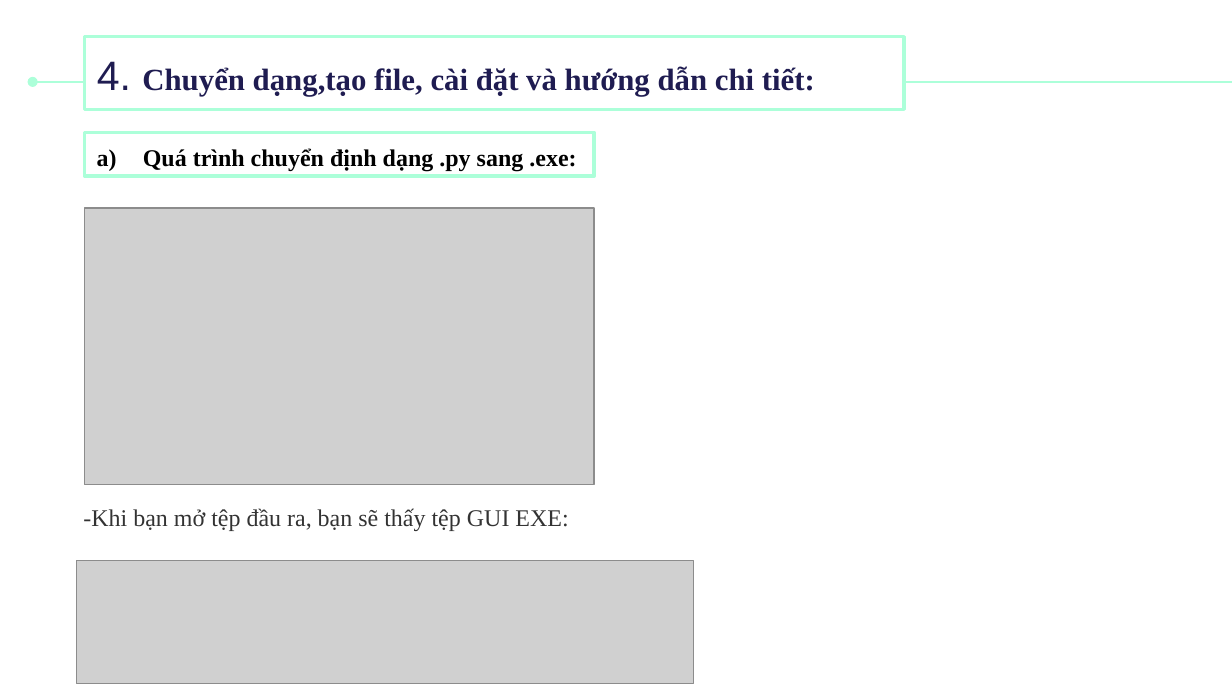
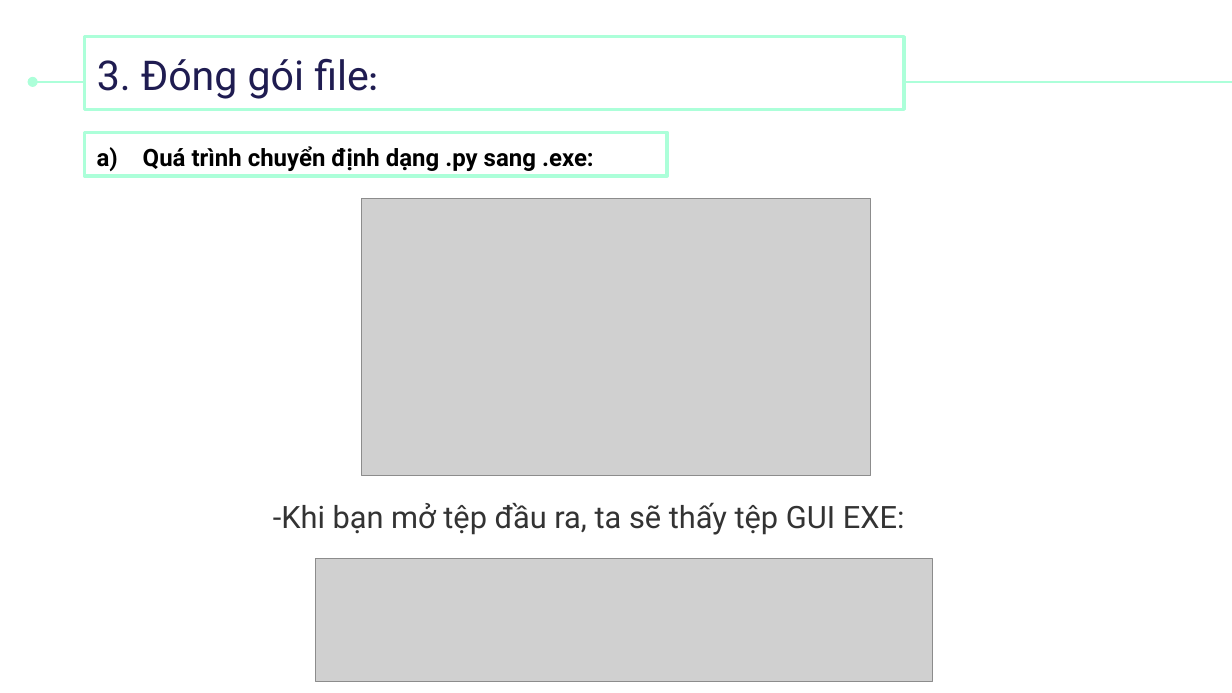
Before and after one commit to AnhVu12x08/LibraryManagement, a slide deck: slide 33 of Detaiso1_LTPYTHON.pptx (slide 22 before the commit). Drawn at 1232x693 pixels with LibreOffice and Linux fonts; fonts in the diff are those of the drawing; grey boxes stand for pictures. Boxes give left, top, right and bottom in pixels: in the first picture for what was removed or moved away, otherwise in the second. Text is boxed around its words. In the diff, an @@ line names an element or a change of style, - is before the commit and + after.

```diff
--- a/Detaiso1_LTPYTHON.pptx
+++ b/Detaiso1_LTPYTHON.pptx
@@ title at (x1=97, y1=58, x2=369, y2=99): text changed; size 18 to 24 pt; font Times New Roman to Roboto; bold off @@
-4. Chuyển dạng,tạo file, cài đặt và hướng dẫn chi tiết:
+3. Đóng gói file:
@@ rectangle "Quá trình chuyển định dạng ..." resized from (x1=85, y1=132, x2=595, y2=175) to (x1=85, y1=132, x2=668, y2=175) @@
@@ rectangle "Quá trình chuyển định dạng ..." at (x1=85, y1=132, x2=668, y2=175): font Times New Roman to Roboto @@
@@ picture moved from (x1=85, y1=208, x2=595, y2=485) to (x1=361, y1=198, x2=871, y2=476) @@
@@ text at (x1=273, y1=502, x2=905, y2=535): text changed; size 14 to 18 pt; font Times New Roman to Roboto @@
--Khi bạn mở tệp đầu ra, bạn sẽ thấy tệp GUI EXE:
+-Khi bạn mở tệp đầu ra, ta sẽ thấy tệp GUI EXE:
@@ picture moved from (x1=76, y1=561, x2=694, y2=684) to (x1=315, y1=558, x2=933, y2=681) @@
```
Also in this commit, not shown: 16 other slides changed, 34 slides added, 13 slides removed, 2 other files.
